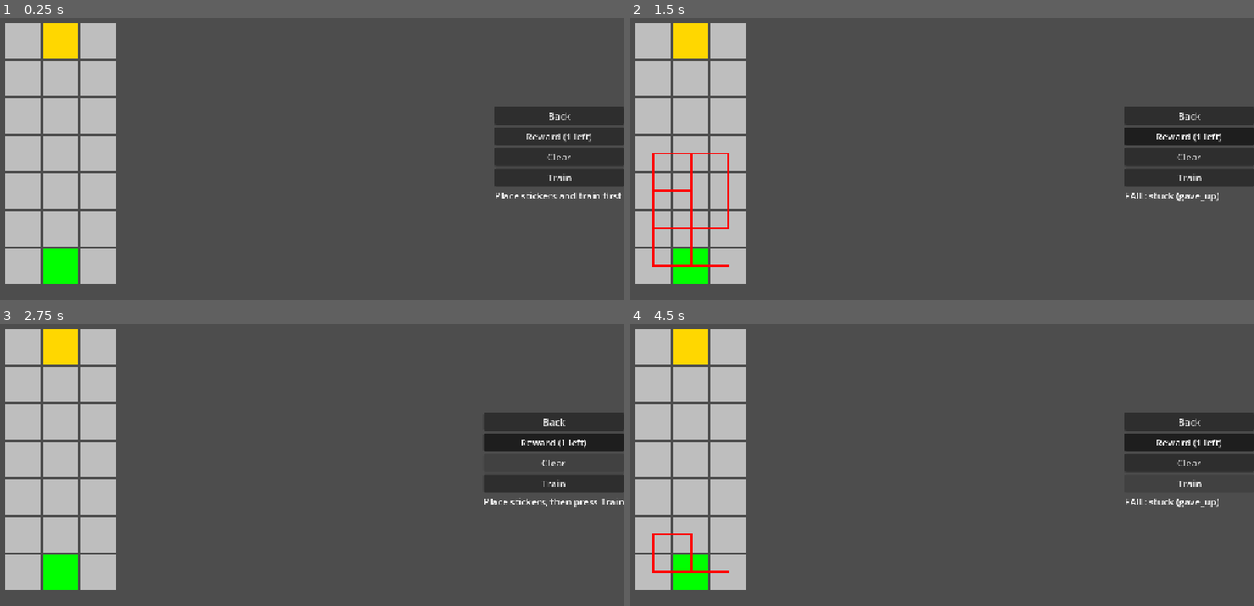
Above: before the commit, frames 1-4 (two rows, left to right).
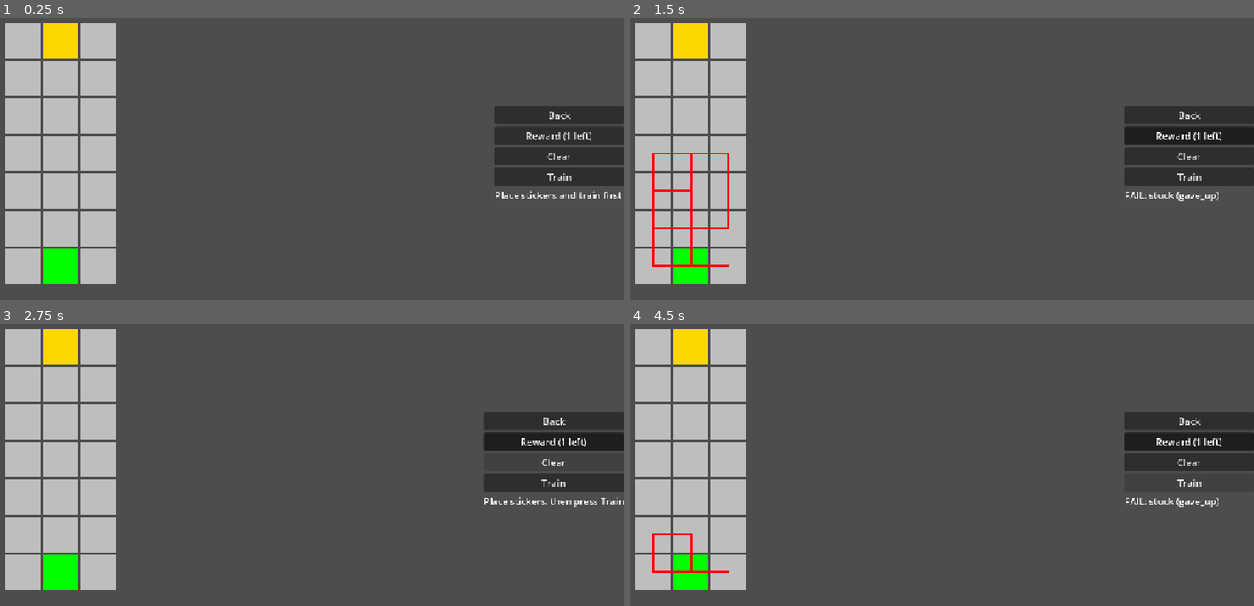
Above: after the commit, the same moments.

Repository: kkaiying/CS-Educational-Game
Game: Godot game, scene res://scenes/level.tscn
The game is run twice, just before and just after one commit, with the same random seed, the same clock (stepped at 60 frames per second) and the same inputs. This scene is started directly instead of the project's main scene.
Inputs:
- Up to frame 1 (0.25 s): no input
- Up to frame 2 (1.5 s): click "Train" at 0.5 s; click "Reward (1 left)" at 1.25 s
- Up to frame 3 (2.75 s): click "Clear" at 2 s
- Up to frame 4 (4.5 s): click "Reward (1 left)" at 2.75 s; click "Clear" at 3.5 s; click "Train" at 4.25 s

The runs differ from the first frame. In frame 1, 0.3% of the frame differs, in the area x 79-100%, y 33-65%; in frame 2, 0.5%; in frame 3, 0.5%, in the area x 77-100%, y 33-65%; in frame 4, 0.5%.

Commit message:
Add settings panel and settings combination experiment

Diff:
--- a/core/level_settings.gd
+++ b/core/level_settings.gd
@@ -10,6 +10,7 @@
 var patience: float = 0.9
 var step_cost: float = 0.0
 var curiosity: float = 0.1
+var unlocked: Array[String] = [] # settings the player can change
 
 var episodes
 var max_steps
--- a/levels/level_4.gd
+++ b/levels/level_4.gd
@@ -23,4 +23,5 @@
     settings.episodes = 100
     settings.max_steps = 150
     settings.progress_bonus = true
+    settings.unlocked = ["bonus"]
     return settings
--- a/levels/level_5.gd
+++ b/levels/level_5.gd
@@ -21,8 +21,8 @@
     var settings := LevelSettings.new()
     settings.max_reward_stickers = 1
     settings.max_penalty_stickers = 1
-    settings.episodes = 5000
+    settings.episodes = 500
     settings.max_steps = 150
     settings.progress_bonus = true
-    settings.patience = 0.99
+    settings.unlocked = ["patience"]
     return settings
--- a/levels/level_6.gd
+++ b/levels/level_6.gd
@@ -24,7 +24,7 @@
     var settings := LevelSettings.new()
     settings.max_reward_stickers = 1
     settings.max_penalty_stickers = 1
-    settings.episodes = 10000
+    settings.episodes = 500
     settings.max_steps = 200
-    settings.step_cost = 10.0
+    settings.unlocked = ["bonus", "patience", "step_cost"]
     return settings
--- a/levels/level_7.gd
+++ b/levels/level_7.gd
@@ -25,5 +25,5 @@
     settings.max_penalty_stickers = 0
     settings.episodes = 500
     settings.max_steps = 200
-    settings.curiosity = 0.9
+    settings.unlocked = ["bonus", "patience", "step_cost", "curiosity"]
     return settings
--- a/scenes/level.gd
+++ b/scenes/level.gd
@@ -8,6 +8,10 @@
 @onready var reward_button: Button = $UI/Screen/SidePanel/RewardButton
 @onready var penalty_button: Button = $UI/Screen/SidePanel/PenaltyButton
 @onready var one_time_button: Button = $UI/Screen/SidePanel/OneTimeButton
+@onready var patience_slider = $UI/Screen/SidePanel/SettingsPanel/PatienceSlider
+@onready var step_cost_slider = $UI/Screen/SidePanel/SettingsPanel/StepCostSlider
+@onready var curiosity_slider = $UI/Screen/SidePanel/SettingsPanel/CuriositySlider
+@onready var bonus_checkbox: CheckBox = $UI/Screen/SidePanel/SettingsPanel/BonusCheckBox
 
 const TILE_SPACE := 64
 const TILE_SIZE := 60
@@ -42,6 +46,7 @@
 	$UI/Screen/SidePanel/TrainButton.pressed.connect(train)
 
 	setup_sticker_buttons()
+	setup_settings()
 
 func _draw():
 	draw_maze(maze)
@@ -100,6 +105,16 @@
 	return Vector2i(x, y)
 
 func train() -> void:
+	# copy the player's choices into the settings (locked ones keep the level's own value)
+	if "patience" in settings.unlocked:
+		settings.patience = patience_slider.get_value()
+	if "step_cost" in settings.unlocked:
+		settings.step_cost = step_cost_slider.get_value()
+	if "curiosity" in settings.unlocked:
+		settings.curiosity = curiosity_slider.get_value()
+	if "bonus" in settings.unlocked:
+		settings.progress_bonus = bonus_checkbox.button_pressed
+
 	var trainer := Trainer.new()
 	trainer.maze = maze
 	trainer.agent = QAgent.new()
@@ -136,10 +151,14 @@
 	if maze.crystals.has(route.back()):
 		return "FAIL: took the crystal"
 
-	if route.back() == maze.finish:
-		return "PASS"
-
-	return "FAIL: ran out of steps"
+	if route.back() != maze.finish:
+		return "FAIL: ran out of steps"
+
+	for star in maze.stars:
+		if not star in route:
+			return "FAIL: missed a star"
+
+	return "PASS"
 
 func setup_sticker_buttons() -> void:
 	var group := ButtonGroup.new()
@@ -191,3 +210,12 @@
 	$UI/Screen/SidePanel/ResultLabel.text = "Place stickers, then press Train"
 	update_sticker_counts()
 	queue_redraw()
+
+func setup_settings() -> void:
+	patience_slider.visible = "patience" in settings.unlocked
+	step_cost_slider.visible = "step_cost" in settings.unlocked
+	curiosity_slider.visible = "curiosity" in settings.unlocked
+
+	bonus_checkbox.visible = "bonus" in settings.unlocked or settings.progress_bonus
+	bonus_checkbox.button_pressed = settings.progress_bonus
+	bonus_checkbox.disabled = not "bonus" in settings.unlocked
--- a/scenes/level.tscn
+++ b/scenes/level.tscn
@@ -1,6 +1,7 @@
 [gd_scene format=3 uid="uid://bn6b80q25bhta"]
 
 [ext_resource type="Script" uid="uid://byq6uam5xl4du" path="res://scenes/level.gd" id="1_2q6dc"]
+[ext_resource type="PackedScene" uid="uid://ba7pjek4v6kgi" path="res://scenes/ui/setting_slider.tscn" id="2_w7c3h"]
 
 [node name="Level" type="Node2D" unique_id=1125532875]
 script = ExtResource("1_2q6dc")
@@ -56,3 +57,27 @@
 [node name="ResultLabel" type="Label" parent="UI/Screen/SidePanel" unique_id=1317523584]
 layout_mode = 2
 text = "Place stickers and train first"
+
+[node name="SettingsPanel" type="VBoxContainer" parent="UI/Screen/SidePanel" unique_id=358854364]
+layout_mode = 2
+
+[node name="PatienceSlider" parent="UI/Screen/SidePanel/SettingsPanel" unique_id=606992269 instance=ExtResource("2_w7c3h")]
+layout_mode = 2
+setting_name = "Patience"
+values = Array[float]([0.5, 0.7, 0.95, 0.99])
+default_index = 2
+
+[node name="StepCostSlider" parent="UI/Screen/SidePanel/SettingsPanel" unique_id=1554015071 instance=ExtResource("2_w7c3h")]
+layout_mode = 2
+setting_name = "Step cost"
+values = Array[float]([0.0, 0.5, 1.0, 2.0, 5.0, 10.0])
+
+[node name="CuriositySlider" parent="UI/Screen/SidePanel/SettingsPanel" unique_id=1106304613 instance=ExtResource("2_w7c3h")]
+layout_mode = 2
+setting_name = "Curiosity"
+values = Array[float]([0.05, 0.1, 0.3, 0.5, 0.7, 0.9])
+default_index = 1
+
+[node name="BonusCheckBox" type="CheckBox" parent="UI/Screen/SidePanel/SettingsPanel" unique_id=845631210]
+layout_mode = 2
+text = "Progress bonus"
--- /dev/null
+++ b/scenes/ui/setting_slider.gd
@@ -0,0 +1,21 @@
+extends HBoxContainer
+
+@export var setting_name := "Setting"
+@export var values: Array[float] = []
+@export var default_index := 0
+
+func _ready():
+	$NameLabel.text = setting_name
+	$Slider.min_value = 0
+	$Slider.max_value = values.size() - 1
+	$Slider.step = 1
+	$Slider.value = default_index
+	$Slider.value_changed.connect(func(_v): update_label())
+	update_label()
+
+# setting's actual value, e.g. 0.95
+func get_value() -> float:
+	return values[int($Slider.value)]
+
+func update_label() -> void:
+	$ValueLabel.text = str(get_value())
--- /dev/null
+++ b/scenes/ui/setting_slider.tscn
@@ -0,0 +1,19 @@
+[gd_scene format=3 uid="uid://ba7pjek4v6kgi"]
+
+[ext_resource type="Script" uid="uid://cxb1lliig37i7" path="res://scenes/ui/setting_slider.gd" id="1_hkh2i"]
+
+[node name="SettingSlider" type="HBoxContainer" unique_id=606992269]
+offset_right = 40.0
+offset_bottom = 40.0
+script = ExtResource("1_hkh2i")
+
+[node name="NameLabel" type="Label" parent="." unique_id=1485171581]
+layout_mode = 2
+
+[node name="Slider" type="HSlider" parent="." unique_id=2071289067]
+custom_minimum_size = Vector2(100, 0)
+layout_mode = 2
+size_flags_horizontal = 3
+
+[node name="ValueLabel" type="Label" parent="." unique_id=1248496132]
+layout_mode = 2
--- /dev/null
+++ b/tools/experiments_settings.gd
@@ -0,0 +1,120 @@
+extends SceneTree
+
+# Tries each level's unlocked settings together, with the intended stickers placed,
+# to check that no other setting solves a level the wrong way.
+const RUNS := 20
+const EPISODES := 500
+const PATIENCE := [0.5, 0.7, 0.9, 0.95, 0.99]
+const STEP_COST := [0.0, 0.5, 1.0, 2.0, 5.0, 10.0]
+const CURIOSITY := [0.05, 0.1, 0.3, 0.5, 0.7, 0.9]
+const OUTCOMES := ["PASS", "stuck_gave_up", "stuck_reward_hacking", "spike", "crystal", "missed_star", "out_of_steps"]
+const PATH := "res://results/settings_combos.csv"
+
+var lines: Array[String] = ["level,bonus,patience,step_cost,curiosity,runs," + ",".join(OUTCOMES)]
+
+func _init():
+    print("level bonus patience step_cost curiosity | " + " ".join(OUTCOMES))
+
+    # L5: bonus (locked on in the game, off shown for comparison) x patience
+    for bonus in [true, false]:
+        for patience in PATIENCE:
+            test(5, bonus, patience, 0.0, 0.1)
+
+    # L6: bonus x patience x step cost
+    for bonus in [false, true]:
+        for patience in PATIENCE:
+            for step_cost in STEP_COST:
+                test(6, bonus, patience, step_cost, 0.1)
+
+    # L7: curiosity x each earlier setting changed on its own
+    for curiosity in CURIOSITY:
+        for bonus in [false, true]:
+            test(7, bonus, 0.9, 0.0, curiosity)
+        for patience in PATIENCE:
+            if patience != 0.9:
+                test(7, false, patience, 0.0, curiosity)
+        for step_cost in STEP_COST:
+            if step_cost != 0.0:
+                test(7, false, 0.9, step_cost, curiosity)
+
+    save_csv()
+    quit()
+
+
+func test(level: int, bonus: bool, patience: float, step_cost: float, curiosity: float) -> void:
+    var counts := {}
+    for run in range(RUNS):
+        seed(run)
+        var result := run_once(level, bonus, patience, step_cost, curiosity)
+        counts[result] = counts.get(result, 0) + 1
+
+    var line := "%d,%s,%.2f,%.1f,%.2f,%d" % [level, bonus, patience, step_cost, curiosity, RUNS]
+    var shown: Array[String] = []
+    for outcome in OUTCOMES:
+        line += ",%d" % counts.get(outcome, 0)
+        if counts.has(outcome):
+            shown.append("%s %d" % [outcome, counts[outcome]])
+    lines.append(line)
+    print("L%d bonus=%-5s patience=%.2f step_cost=%-4.1f curiosity=%.2f | %s" % [level, bonus, patience, step_cost, curiosity, ", ".join(shown)])
+
+
+# One run: fresh level, the intended stickers, these settings, train, then the final run.
+func run_once(level: int, bonus: bool, patience: float, step_cost: float, curiosity: float) -> String:
+    var maze: Maze
+    var settings: LevelSettings
+    match level:
+        5:
+            maze = Level5.create_maze()
+            settings = Level5.create_settings()
+            maze.place_reward_sticker(maze.finish, settings)
+            maze.place_penalty_sticker(Vector2i(3,2), settings)
+        6:
+            maze = Level6.create_maze()
+            settings = Level6.create_settings()
+            maze.place_reward_sticker(maze.finish, settings)
+            maze.place_penalty_sticker(Vector2i(2,1), settings)
+        7:
+            maze = Level7.create_maze()
+            settings = Level7.create_settings()
+            maze.place_reward_sticker(maze.finish, settings)
+            maze.place_one_time_sticker(Vector2i(0,4), settings)
+
+    settings.progress_bonus = bonus
+    settings.step_cost = step_cost
+
+    var trainer := Trainer.new()
+    trainer.maze = maze
+    trainer.agent = QAgent.new()
+    trainer.agent.gamma = patience
+    trainer.agent.epsilon = curiosity
+    trainer.robot = Robot.new()
+    trainer.settings = settings
+
+    trainer.train(EPISODES, settings.max_steps)
+    trainer.agent.epsilon = 0
+    var route := trainer.run_final_episode(settings.max_steps)
+    return outcome(maze, route, trainer)
+
+
+# same order of checks as get_result in level.gd, plus stars
+func outcome(maze: Maze, route: Array, trainer: Trainer) -> String:
+    if trainer.stuck_reason != "":
+        return "stuck_" + trainer.stuck_reason
+    for pos in route:
+        if pos in maze.spikes:
+            return "spike"
+    if maze.crystals.has(route.back()):
+        return "crystal"
+    if route.back() != maze.finish:
+        return "out_of_steps"
+    for star in maze.stars:
+        if not star in route:
+            return "missed_star"
+    return "PASS"
+
+
+func save_csv() -> void:
+    DirAccess.make_dir_recursive_absolute(PATH.get_base_dir())
+    var file := FileAccess.open(PATH, FileAccess.WRITE)
+    file.store_string("\n".join(lines) + "\n")
+    print("saved ", PATH)
Not shown, added: scenes/ui/setting_slider.gd.uid
Not shown, added: tools/experiments_settings.gd.uid
